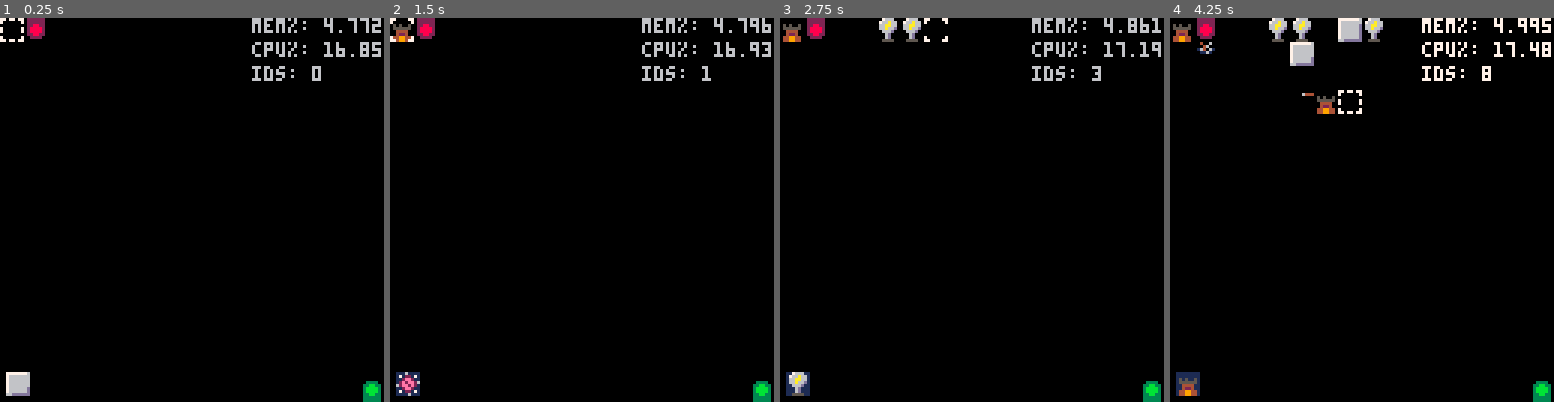
Above: before the commit, frames 1-4 (left to right).
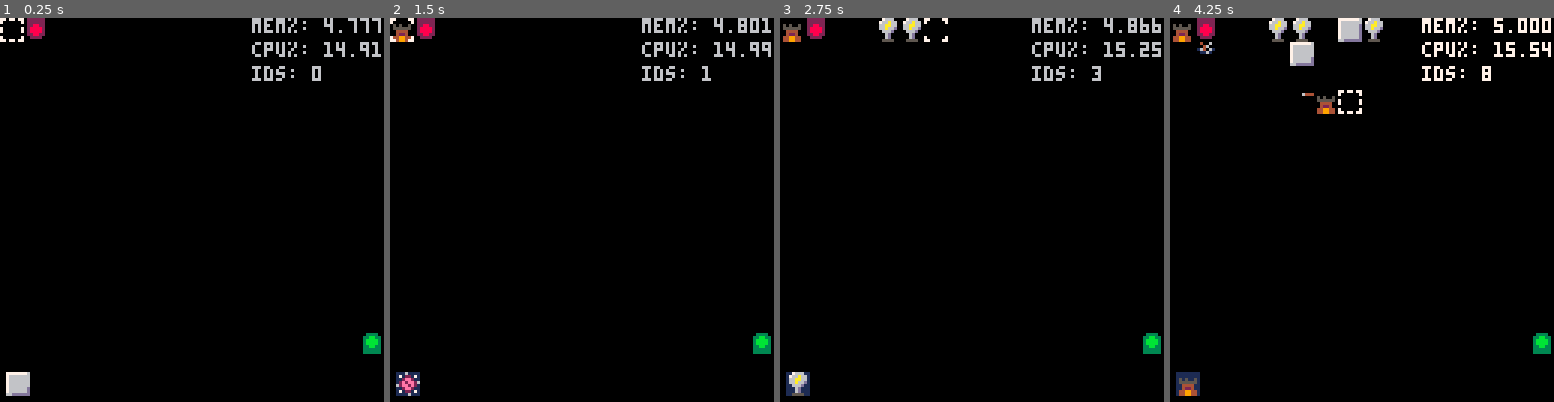
Above: after the commit, the same moments.

Repository: ClaytonKnittel/pico8-test
Game: PICO-8 cartridge clatt.p8
The game is run twice, just before and just after one commit, with the same random seed, the same clock (stepped at 60 frames per second) and the same inputs.
Inputs:
- Up to frame 1 (0.25 s): no input
- Up to frame 2 (1.5 s): tap X (X key) at 0.33, 1.07 s; tap O (Z key) at 0.7 s
- Up to frame 3 (2.75 s): hold Right 1.6-2.1 s; tap O (Z key) at 1.7, 2.1, 2.5 s; tap X (X key) at 1.85 s; hold Up 2.15-2.42 s; hold Right from 2.47 s (still down)
- Up to frame 4 (4.25 s): tap O (Z key) every 0.4 s from 2.9 to 4.1 s; tap X (X key) at 2.97, 4.08 s; release Right at 3.03 s; hold Left 3.08-3.58 s; hold Down 3.63-3.97 s; hold Right from 4.02 s (still down)

The runs differ from the first frame. In frame 1, 0.6% of the frame differs, in the area x 87-100%, y 1-100%; in frame 2, 0.7%; in frame 3, 0.6%; in frame 4, 0.7%, in the area x 84-100%, y 0-100%.

Commit message:
Move global initialization to _init

Diff:
--- a/clatt.p8
+++ b/clatt.p8
@@ -15,7 +15,7 @@
 TILE_WIDTH = 8
 
 WORLD_WIDTH = 16
-WORLD_HEIGHT = 16
+WORLD_HEIGHT = 14
 
 Direction = {
   LEFT = 0,
@@ -50,17 +50,6 @@
   PINWHEEL = 7,
   LIGHTNING = 8,
 }
-
-selected_tower = TypeId.WALL
-
-time = 0
-
-cursor_pos = {
-  x = 0,
-  y = 0,
-}
-
-button_timers = { 0, 0, 0, 0, 0, 0 }
 
 START_POS = {
   x = 1,
@@ -306,8 +295,6 @@
   return grid
 end
 
-grid = MakeGrid()
-
 ARROW_SPEED = 0.25
 
 function MakeArrow(start_pos, target_pos)
@@ -420,8 +407,6 @@
 
   return enemy_hold_map
 end
-
-enemy_hold_map = MakeEnemyHoldMap()
 
 function MakeEnemy()
   local enemy = {}
@@ -839,8 +824,6 @@
   return entity_map
 end
 
-entity_map = MakeEntityMap()
-
 function UpdateInput()
   local FREQ = 4
 
@@ -860,13 +843,13 @@
     cursor_pos.x = max(cursor_pos.x - 1, 0)
   end
   if Pressed(RIGHT) then
-    cursor_pos.x = min(cursor_pos.x + 1, 15)
+    cursor_pos.x = min(cursor_pos.x + 1, WORLD_WIDTH - 1)
   end
   if Pressed(UP) then
     cursor_pos.y = max(cursor_pos.y - 1, 0)
   end
   if Pressed(DOWN) then
-    cursor_pos.y = min(cursor_pos.y + 1, 15)
+    cursor_pos.y = min(cursor_pos.y + 1, WORLD_HEIGHT - 1)
   end
 
   -- Place tower
@@ -1006,6 +989,23 @@
   if not DEBUG then
     music(0)
   end
+
+  selected_tower = TypeId.WALL
+
+  time = 0
+
+  cursor_pos = {
+    x = 0,
+    y = 0,
+  }
+
+  button_timers = { 0, 0, 0, 0, 0, 0 }
+
+  grid = MakeGrid()
+
+  enemy_hold_map = MakeEnemyHoldMap()
+
+  entity_map = MakeEntityMap()
 end
 
 function _update()
